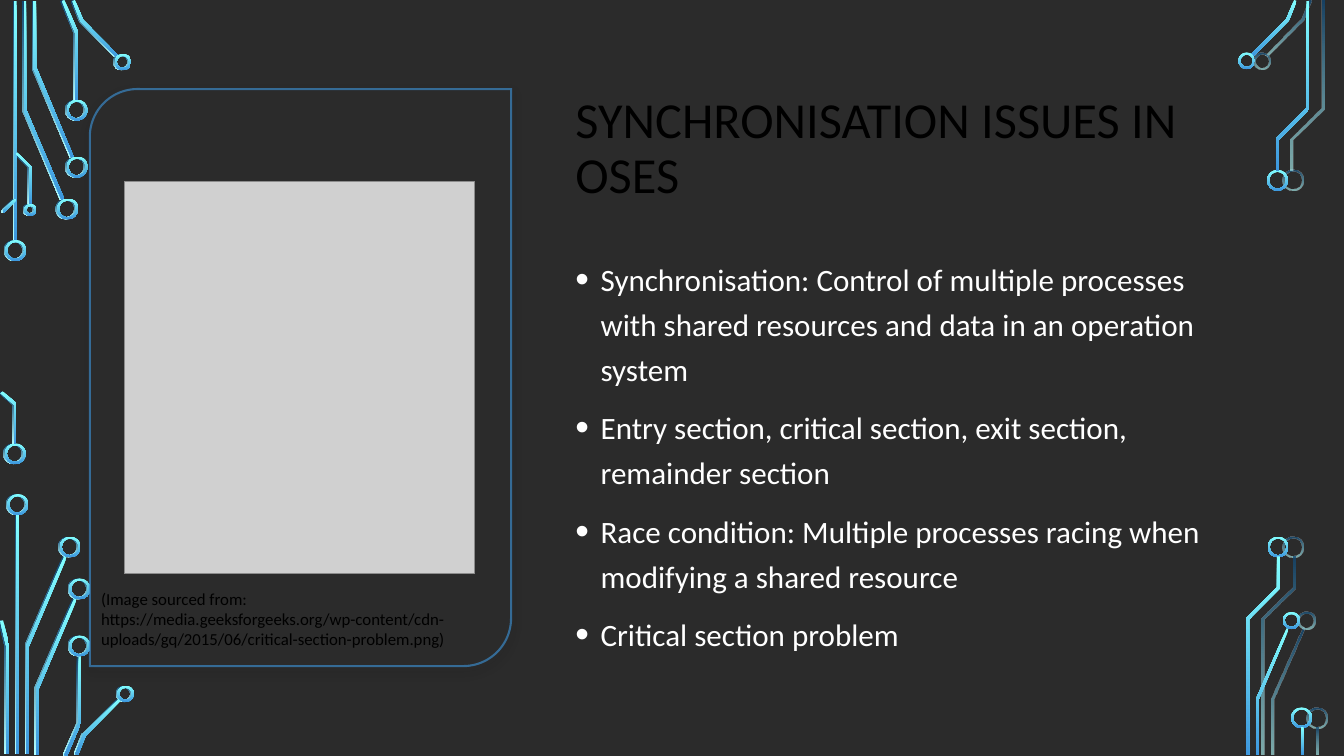
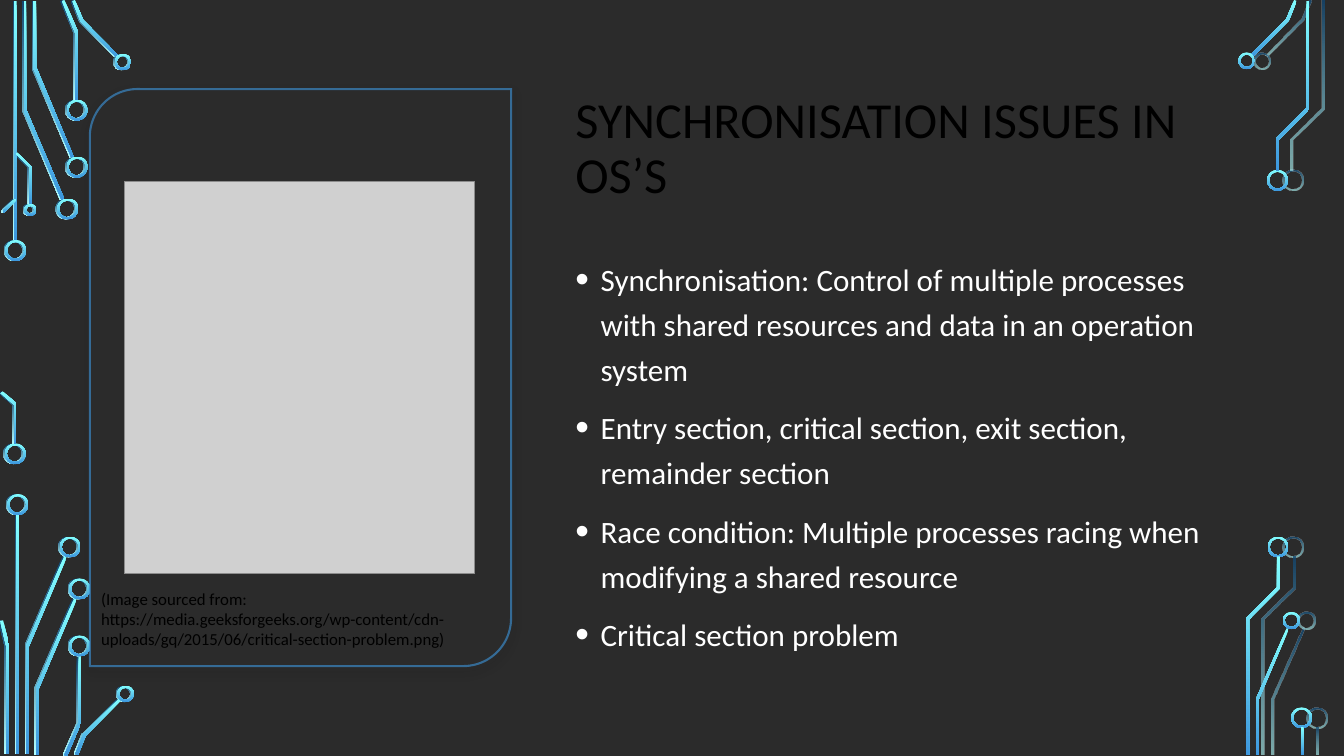
Before and after one commit to StevenKelly99/Stressfree-Pets, a slide deck: slide 4 of Mullen_Nour_Kelly_Momat_OSPnC/Presentation.pptx. Drawn at 1344x756 pixels with LibreOffice and Linux fonts; fonts in the diff are those of the drawing; grey boxes stand for pictures; background and template pictures are left out; a plain dark background stands for a picture behind light text. Boxes give left, top, right and bottom in pixels: in the first picture for what was removed or moved away, otherwise in the second. Text is boxed around its words. In the diff, an @@ line names an element or a change of style, - is before the commit and + after.

```diff
--- a/Mullen_Nour_Kelly_Momat_OSPnC/Presentation.pptx
+++ b/Mullen_Nour_Kelly_Momat_OSPnC/Presentation.pptx
@@ title at [575,106,1176,193]: text changed @@
-SYNCHRONISATION ISSUES IN OSES
+SYNCHRONISATION ISSUES IN OS’S
```
Also in this commit, not shown: 1 other slide changed, 3 other files.
